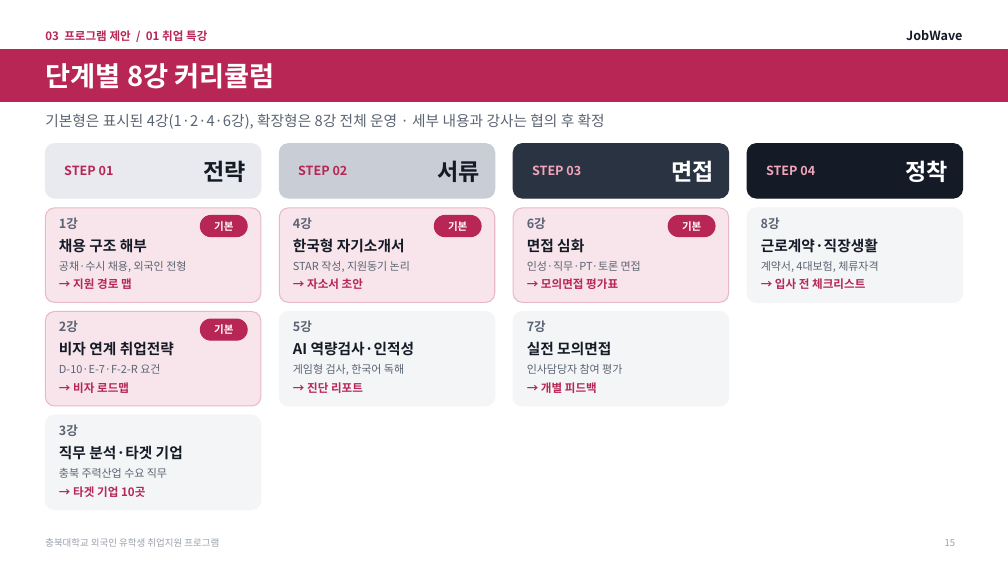
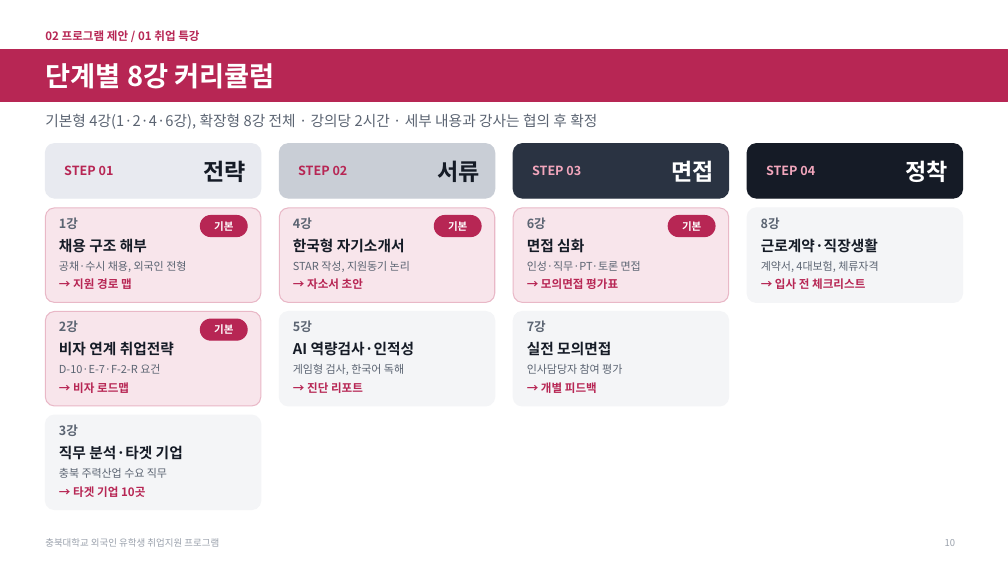
Before and after one commit to job-wave/Codex, a slide deck: slide 10 of output/jobwave-cbnu-proposal/JobWave_proposal_visual.pptx (slide 15 before the commit). Drawn at 1008x567 pixels with LibreOffice and Linux fonts; fonts in the diff are those of the drawing; background and template pictures are left out. Boxes give left, top, right and bottom in pixels: in the first picture for what was removed or moved away, otherwise in the second. Text is boxed around its words. In the diff, an @@ line names an element or a change of style, - is before the commit and + after.

```diff
--- a/output/jobwave-cbnu-proposal/JobWave_proposal_visual.pptx
+++ b/output/jobwave-cbnu-proposal/JobWave_proposal_visual.pptx
@@ text at (45,30,199,41): text changed @@
-03 프로그램 제안 / 01 취업 특강
+02 프로그램 제안 / 01 취업 특강
@@ text removed at (906,30,962,40) @@
-JobWave
@@ text at (45,113,597,129): text changed @@
-기본형은 표시된 4강(1·2·4·6강), 확장형은 8강 전체 운영 · 세부 내용과 강사는 협의 후 확정
+기본형 4강(1·2·4·6강), 확장형 8강 전체 · 강의당 2시간 · 세부 내용과 강사는 협의 후 확정
```
Also in this commit, not shown: 37 other slides changed, 5 slides removed, 8 other files.
